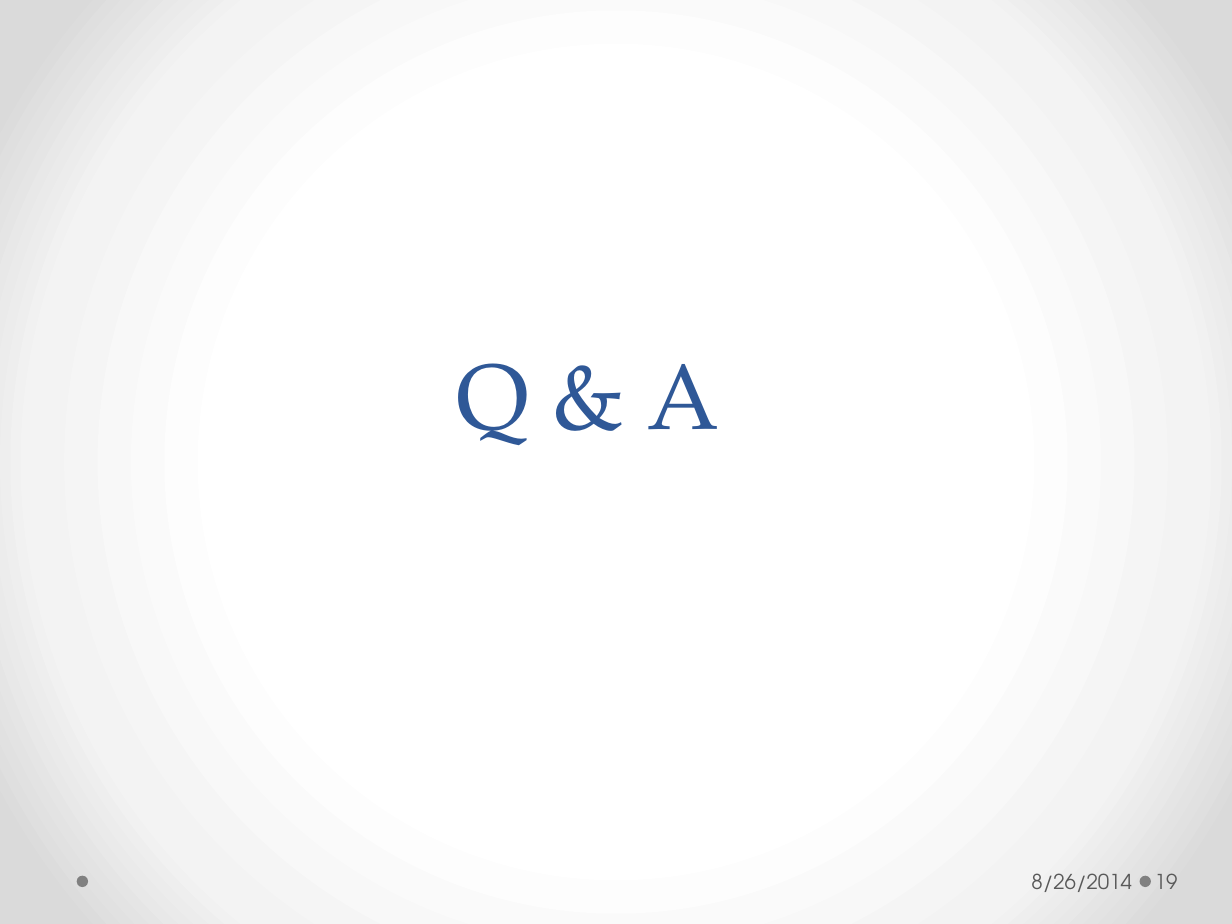
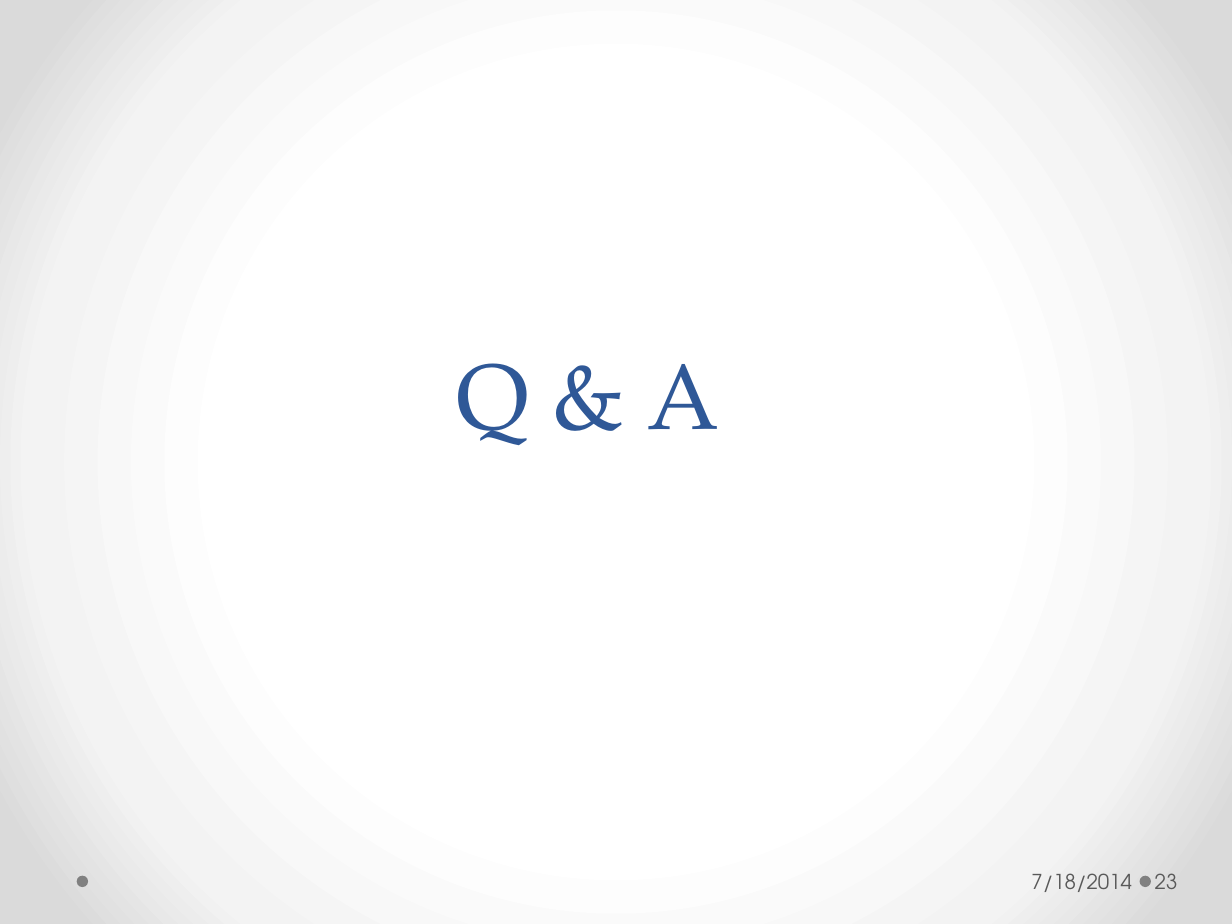
Before and after one commit to longhaisheng/dbroute, a slide deck: slide 23 of dbroute.pptx (slide 19 before the commit). Drawn at 1232x924 pixels with LibreOffice and Linux fonts; fonts in the diff are those of the drawing. Boxes give left, top, right and bottom in pixels: in the first picture for what was removed or moved away, otherwise in the second. Text is boxed around its words. In the diff, an @@ line names an element or a change of style, - is before the commit and + after.

```diff
--- a/dbroute.pptx
+++ b/dbroute.pptx
@@ text at box(1031, 873, 1132, 892): text changed @@
-8/26/2014
+7/18/2014
@@ page number at box(1155, 873, 1178, 889): text changed @@
-19
+23
```
Also in this commit, not shown: 6 other slides changed, 4 slides added.
